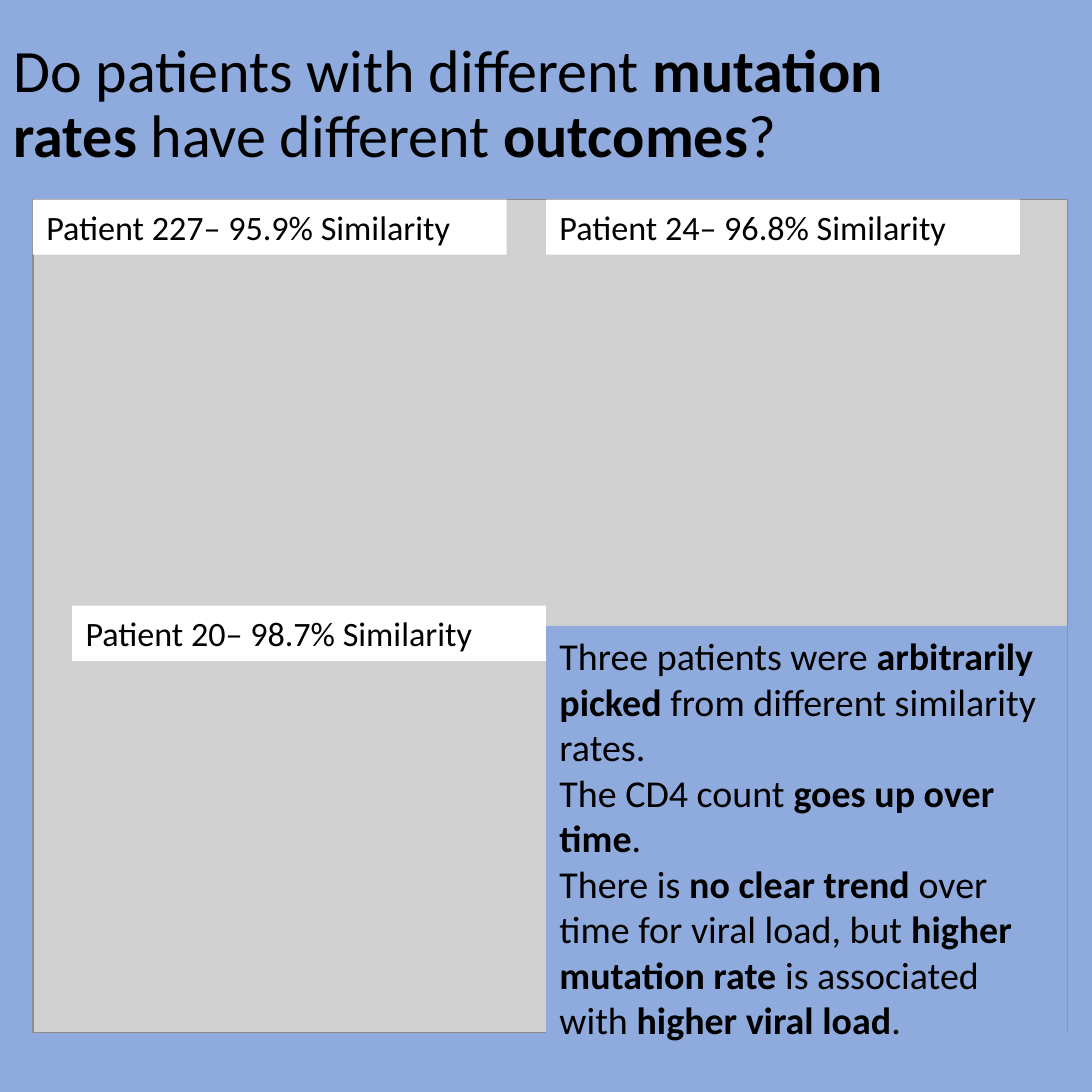
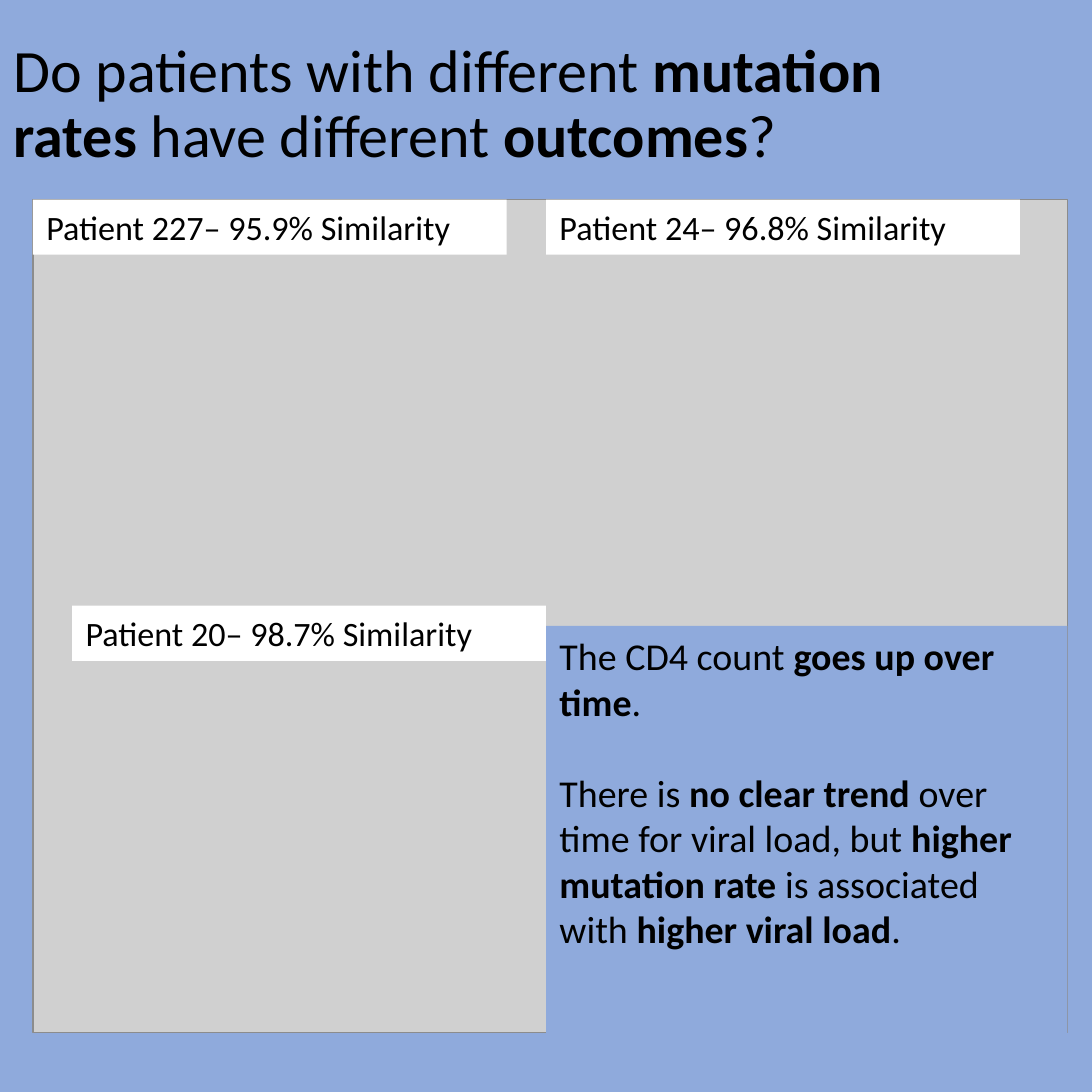
Before and after one commit to Nagdhani/Bioinformatics, a slide deck: slide 8 of digitalPoster.pptx. Drawn at 1092x1092 pixels with LibreOffice and Linux fonts; fonts in the diff are those of the drawing; grey boxes stand for pictures. Boxes give left, top, right and bottom in pixels: in the first picture for what was removed or moved away, otherwise in the second. Text is boxed around its words. In the diff, an @@ line names an element or a change of style, - is before the commit and + after.

```diff
--- a/digitalPoster.pptx
+++ b/digitalPoster.pptx
@@ text in rectangle at (559,643,1036,762): paragraph removed @@
-Three patients were arbitrarily picked from different similarity rates.
```
Also in this commit, not shown: 7 other slides changed.
